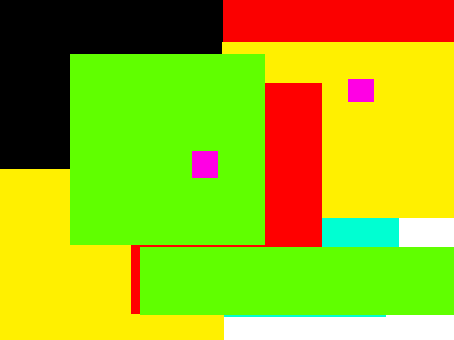
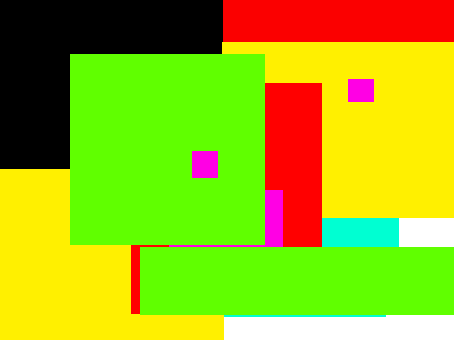
Layer changes from the first 454 × 340 image to the second:
added group "组 1@green" with 2 layers in group "组 1" over [169, 190, 283, 247]
renamed "图层 3@__RedPanda_NEVERHIDE" to "图层 3@PandaCUT_NEVERHIDE", painted on it over [169, 190, 283, 247]
